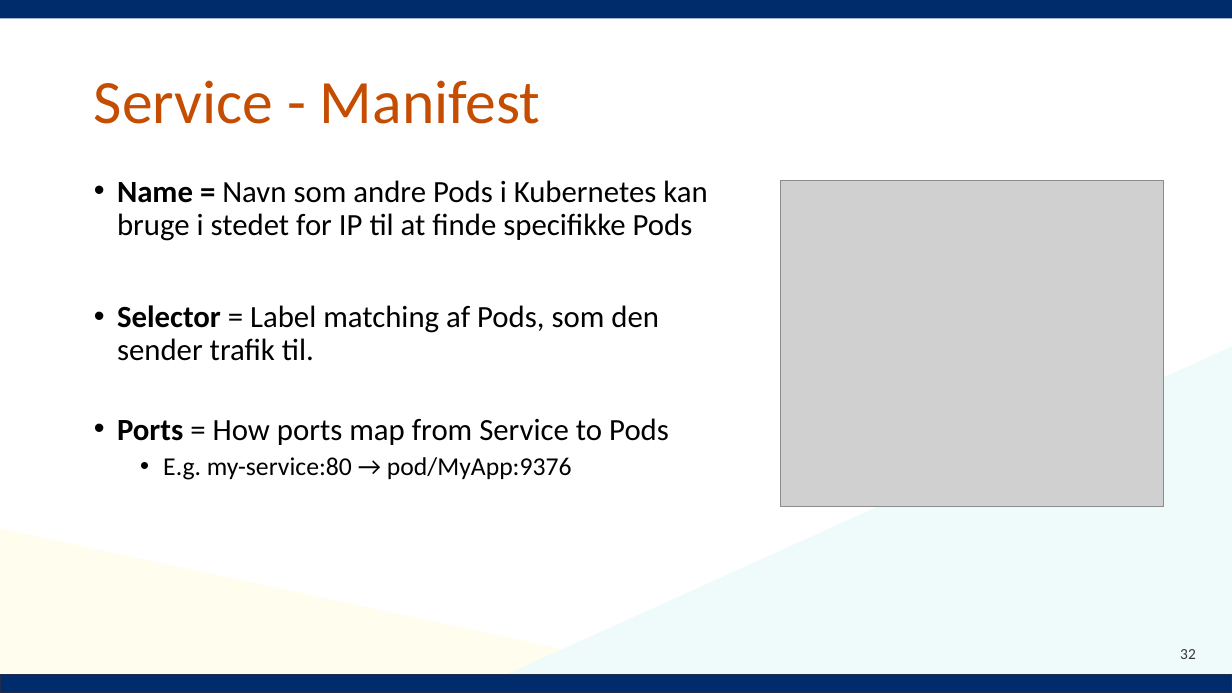
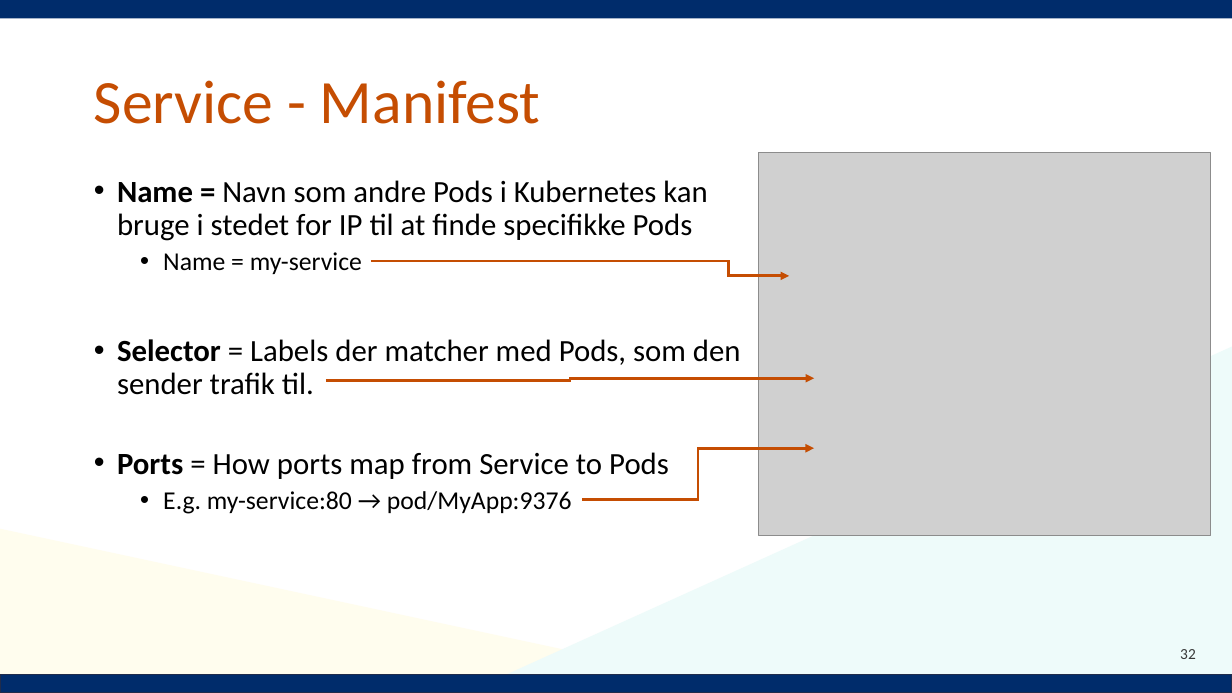
Before and after one commit to Notalib/workshop-kubernetes, a slide deck: slide 32 of Kubernetes_workshop.pptx. Drawn at 1232x693 pixels with LibreOffice and Linux fonts; fonts in the diff are those of the drawing; grey boxes stand for pictures; background and template pictures are left out. Boxes give left, top, right and bottom in pixels: in the first picture for what was removed or moved away, otherwise in the second. Text is boxed around its words. In the diff, an @@ line names an element or a change of style, - is before the commit and + after.

```diff
--- a/Kubernetes_workshop.pptx
+++ b/Kubernetes_workshop.pptx
@@ picture: place and size @@
-picture at bbox=[780, 181, 1164, 507]
+picture at bbox=[759, 152, 1211, 536]
@@ text at bbox=[117, 252, 741, 395]: text changed @@
-• Selector = Label matching af Pods, som den sender trafik til.
+  • Name = my-service
+• Selector = Labels der matcher med Pods, som den sender trafik til.
@@ elbow arrow added from (371, 261) to (789, 276), #C54D02 2.25 pt @@
@@ elbow arrow added from (326, 381) to (814, 378), #C54D02 2.25 pt @@
@@ elbow arrow added from (582, 500) to (814, 448), #C54D02 2.25 pt @@
```
Also in this commit, not shown: 11 other slides changed, 1 slide added.
